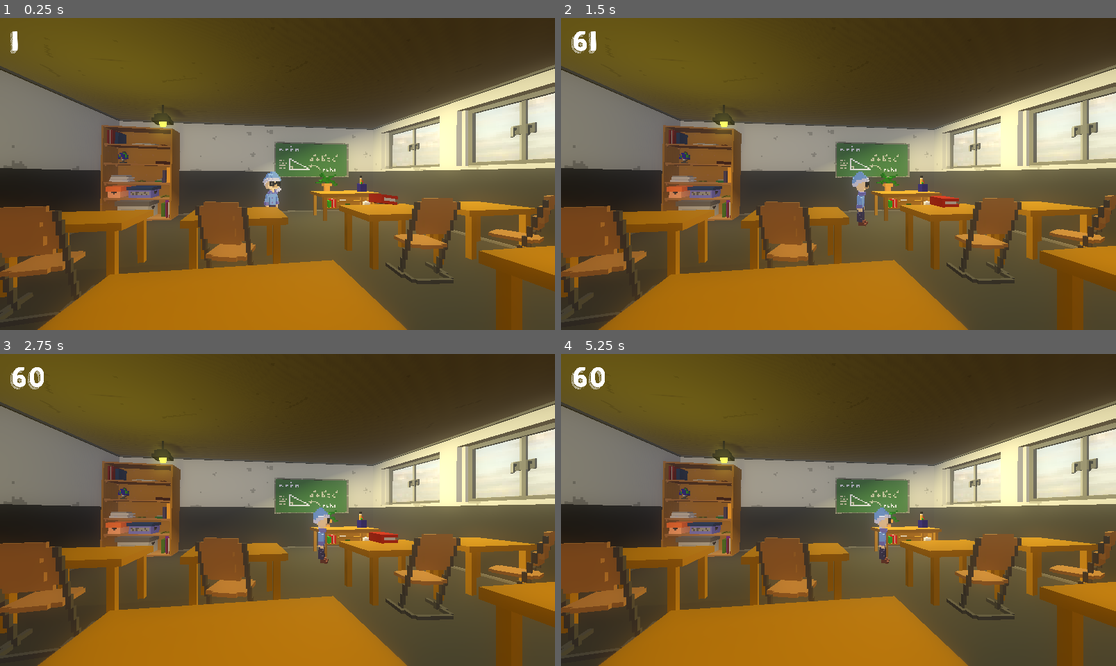
Above: before the commit, frames 1-4 (two rows, left to right).
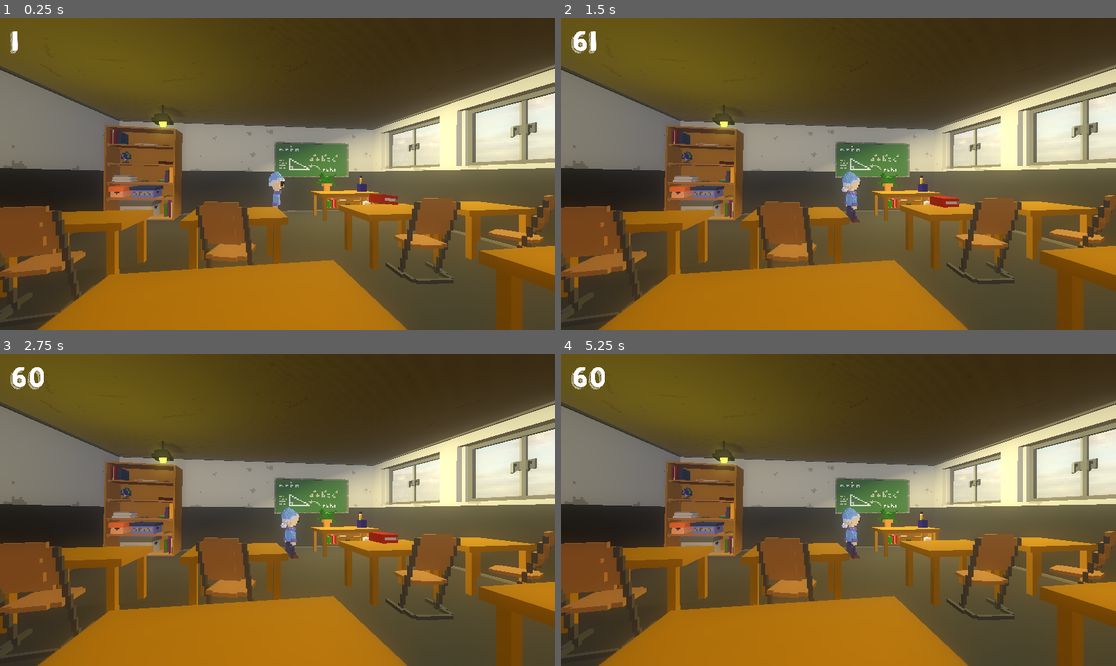
Above: after the commit, the same moments.

Repository: MoFa-Development/TheAbsolutelyTrueGame
Game: Godot game, scene res://scenes/Room.tscn
Two runs of this game, one before a commit and one after it. Both use one fixed random seed, a clock stepped at 60 frames per second and the inputs below.
Inputs (mouse positions are in pixels of both pictures, inside the frame that each line leads up to):
- Up to frame 1 (0.25 s): no input
- Up to frame 2 (1.5 s): move the mouse to (960, 158) at 0.52 s; move the mouse to (727, 189) at 1.27 s
- Up to frame 3 (2.75 s): move the mouse to (333, 441) at 2.02 s
- Up to frame 4 (5.25 s): move the mouse to (810, 572) at 2.77 s; tap Enter at 3.5, 5 s; move the mouse to (1005, 556) at 3.52 s; tap Space at 4.25 s; move the mouse to (672, 463) at 4.27 s; move the mouse to (866, 510) at 5.02 s

The runs differ from the first frame. In frame 1, 1.5% of the frame differs, in the area x 0-100%, y 34-98%; in frame 2, 1.7%; in frame 3, 1.7%, in the area x 0-99%, y 34-98%; in frame 4, 1.7%.

Commit message:
Try added MrP AI

Diff:
--- a/src/scenes/Camera.tscn
+++ b/src/scenes/Camera.tscn
@@ -18,6 +18,10 @@
 		goalPos -= 0.1
 	if Input.is_action_pressed(\"ui_right\"):
 		goalPos += 0.1
+	if Input.is_action_pressed(\"ui_down\"):
+		global_transform.origin.z += 1
+	if Input.is_action_pressed(\"ui_up\"):
+		global_transform.origin.z -= 1
 	global_transform.origin.x = lerp(global_transform.origin.x, goalPos, 0.3)
 
 	if get_viewport().get_mouse_position() != null && Input.is_action_just_pressed(\"click\"):
--- a/src/scenes/Room.tscn
+++ b/src/scenes/Room.tscn
@@ -30,30 +30,6 @@
 
 [sub_resource type="SpatialMaterial" id=4]
 albedo_texture = ExtResource( 7 )
-
-[sub_resource type="Animation" id=5]
-resource_name = "MrPWalk"
-length = 5.0
-tracks/0/type = "method"
-tracks/0/path = NodePath("MrP")
-tracks/0/interp = 1
-tracks/0/loop_wrap = true
-tracks/0/imported = false
-tracks/0/enabled = true
-tracks/0/keys = {
-"times": PoolRealArray( 0.3, 0.6, 0.9 ),
-"transitions": PoolRealArray( 1, 1, 1 ),
-"values": [ {
-"args": [ 5, 100 ],
-"method": "do_move"
-}, {
-"args": [ 90 ],
-"method": "do_rotate"
-}, {
-"args": [ -100 ],
-"method": "do_rotate"
-} ]
-}
 
 [node name="Room" type="Spatial"]
 
@@ -142,7 +118,7 @@
 transform = Transform( 1, 0, 0, 0, -4.37114e-08, -1, 0, 1, -4.37114e-08, 0, 2.114, -2.534 )
 
 [node name="Shelf" parent="Objects" instance=ExtResource( 6 )]
-transform = Transform( 1, 0, 0, 0, 1, 0, 0, 0, 1, -11.6392, 0, -11.7605 )
+transform = Transform( 1, 0, 0, 0, 1, 0, 0, 0, 1, -11.4197, 0.12, -11.9147 )
 
 [node name="Tables" type="Spatial" parent="Objects"]
 
@@ -198,7 +174,3 @@
 
 [node name="MrP" parent="." instance=ExtResource( 1 )]
 transform = Transform( 0.905672, 0, 0.423978, 0, 1, 0, -0.423978, 0, 0.905672, -3.03158, 0.34, -9.30065 )
-
-[node name="AnimationPlayer" type="AnimationPlayer" parent="."]
-autoplay = "MrPWalk"
-anims/MrPWalk = SubResource( 5 )
--- a/src/scenes/characters/MrP.tscn
+++ b/src/scenes/characters/MrP.tscn
@@ -20,7 +20,6 @@
 var v = Vector3.ZERO
 
 func _process(delta):
-	print(distance)
 	if goalDir > Vector3.ZERO && distance > 0:
 		goalDir.y = 0
 		v = lerp(v, goalDir, 0.1)
@@ -61,34 +60,60 @@
 	self.update_walk = update_walk
 "
 
+[sub_resource type="GDScript" id=4]
+script/source = "extends Node
+
+onready var p = get_parent()
+
+onready var goalPos = _pos()
+var dist = 0
+
+func _process(delta):
+	dist = _pos().distance_to(goalPos)
+	if dist < 1:
+		new_goalPos()
+
+
+func new_goalPos():
+	randomize()
+	var r1 = rand_range(-10, 10)
+	var r2 = rand_range(-10, 10)
+	goalPos = _pos() + Vector3(r2, 0, r2)
+	print(r1)
+	print(r2)
+
+	print(goalPos)
+	var pos = MeshInstance.new()
+	pos.mesh = CapsuleMesh.new()
+	add_child(pos)
+	pos.global_transform.origin = goalPos
+
+	p.do_move(rand_range(5, 10), dist * 2000)
+	var angle = rad2deg(_pos().direction_to(p.get_node(\"Position3D\").global_transform.origin).angle_to(_pos().direction_to(goalPos)))
+	p.do_rotate(angle)
+
+func _pos() -> Vector3:
+	return p.global_transform.origin
+
+
+func _on_Area_area_entered(area):
+	new_goalPos()
+"
+
 [sub_resource type="SpatialMaterial" id=2]
 albedo_texture = ExtResource( 1 )
 
 [sub_resource type="ConvexPolygonShape" id=3]
 points = PoolVector3Array( -0.6, 2.5, -0.2, -0.6, 2.4, -0.1, -0.6, 2.4, -0.2, -0.6, 2.5, -0.1, -0.6, 1.2, -0.1, -0.6, 1 …(32349 unchanged characters)…
 
-[sub_resource type="GDScript" id=4]
-script/source = "extends Node
-
-
-func _draw():
-	var color = Color(0, 1, 0)
-	var start = get_parent().global_transform.origin
-	var end = get_parent().get_node(\"Position3D\")
-	var width = 50
-	Globals.canvas.draw_line(start, end, color, width)
-	draw_triangle(end, start.direction_to(end), width*2, color)
-
-func draw_triangle(pos, dir, size, color):
-	var a = pos + dir * size
-	var b = pos + dir.rotated(2*PI/3) * size
-	var c = pos + dir.rotated(4*PI/3) * size
-	var points = PoolVector2Array([a, b, c])
-	Globals.canvas.draw_polygon(points, PoolColorArray([color]))
-"
+[sub_resource type="CapsuleShape" id=5]
+radius = 1.2
 
 [node name="MrP" type="KinematicBody"]
 script = SubResource( 1 )
+
+[node name="KI" type="Node" parent="."]
+script = SubResource( 4 )
 
 [node name="MrP" type="MeshInstance" parent="."]
 transform = Transform( 0.999999, 0, 0, 0, 1, 0, 0, 0, 0.999999, 0, 0, 0 )
@@ -102,5 +127,10 @@
 [node name="Position3D" type="Position3D" parent="."]
 transform = Transform( 1, 0, 0, 0, 1, 0, 0, 0, 1, 0, 2.376, 1 )
 
-[node name="KI" type="Node" parent="."]
-script = SubResource( 4 )
+[node name="Area" type="Area" parent="."]
+
+[node name="CollisionShape" type="CollisionShape" parent="Area"]
+transform = Transform( 1, 0, 0, 0, -4.37114e-08, 1, 0, -1, -4.37114e-08, 0, 1.454, 0 )
+shape = SubResource( 5 )
+
+[connection signal="area_entered" from="Area" to="KI" method="_on_Area_area_entered"]
Not shown: 1 places in src/scenes/Room.tscn that only renumber resources
Not shown: 1 places in src/scenes/characters/MrP.tscn that only renumber resources
